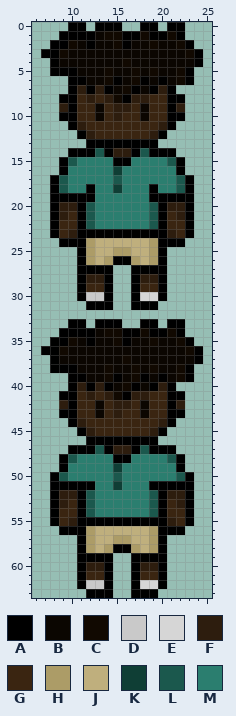
Two states of a pixel-art sprite, SegundaChance/Assets/Sprites/Player/Mateo_idle_frente.png. Above, as it was before the edit.
The file is 32x64 pixels. Shown: x 6..25, y 0..63.
Palette (. is transparent): A #000000  B #0b0601  C #110901  D #c9c9c9  E #d6d6d6  F #2d1d0e  G #3a2511  H #ac9c67  J #bfaf7d  K #0f3e35  L #1b584d  M #2b7e6f
Pixels before, first column x 7:
 0 ...AA.AAA..AA.AA..
 1 ..AAAABCCAACAACA..
 2 .AACBABBCABBCBBCA.
 3 AACBBBBBBBBBBBBBCA
 4 .ABBBBBBBCBBBBBBBA
 5 .AAABBBCBBCBCBBCA.
 6 ...AABBCABCABABCA.
 7 ...AFAFABCABAFA...
 8 ..AAGFGFCAFFGGAA..
 9 ..FAGGBGFFGBGGAF..
10 ..AAGGBGFGGBGGAA..
11 ...AFGGGGGGGGFA...
12 ....AFGGGGGGFA....
13 .....AAAAAAAA.....
14 ...AAALAFFALAAA...
15 ..ALMMMMAAMMMMLA..
16 ..AMMMMMKMMMMMMA..
17 .ALMMMMMLMMMMMMLA.
18 .ALMMAMMKMMMAMMLA.
19 .AAAAAMMMMMMAAAAA.
20 .AFFALMMMMMMLAFFA.
21 .AFGALMMMMMMLAGFA.
22 .AGGALMMMMMMLAGGA.
23 .AGFAAAAAAAAAAFGA.
24 ..AAAHJJJJJJHAAA..
25 ....AHJJHHJJHA....
26 ....AHJHAAHJHA....
27 ....AAAA..AAAA....
28 ....AFFA..AFFA....
29 ....AGGA..AGGA....
30 ....ADDA..AEEA....
31 .....AAA..AAA.....
32 ..................
33 ...AA.AAA..AA.AA..
34 ..AAAABCCAACAACA..
35 .AACBABBCABBCBBCA.
36 AACBBBBBBBBBBBBBCA
37 .ABBBBBBBCBBBBBBBA
38 .AAABBBCBBCBCBBCA.
39 ...AABBCABCABABCA.
40 ...AFAFABCABAFA...
41 ..AAGFGFCAFFGGAA..
42 ..FAGGBGFFGBGGAF..
43 ..AAGGBGFGGBGGAA..
44 ...AFGGGGGGGGFA...
45 ....AFGGGGGGFA....
46 .....AAAAAAAA.....
47 ...AAALAFFALAAA...
48 ..ALMMMMAAMMMMLA..
49 ..AMMMMMKMMMMMMA..
50 .ALMMMMMLMMMMMMLA.
51 .AAAAAMMKMMMAAAAA.
52 .AFFALMMMMMMLAFFA.
53 .AFGALMMMMMMLAGFA.
54 .AGGALMMMMMMLAGGA.
55 .AGFAAAAAAAAAAFGA.
56 ..AAAHJJJJJJHAAA..
57 ....AHJJHHJJHA....
58 ....AHJHAAHJHA....
59 ....AAAA..AAAA....
60 ....AFFA..AFFA....
61 ....AGGA..AGGA....
62 ....ADDA..AEEA....
63 .....AAA..AAA.....
The result:
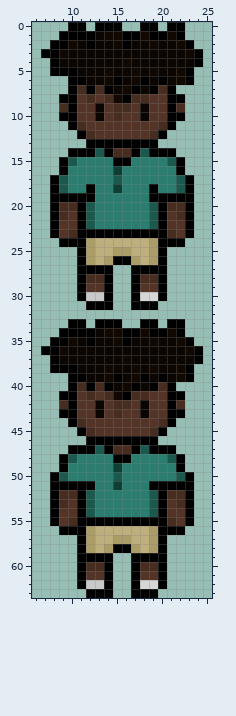
The author wrote: Mudança de cor Cores da pele do Mateo ajustada para parecer com os outros desenhos
Edits made:
Colour F changes from #2d1d0e to #472c20.
Colour G changes from #3a2511 to #543426.
